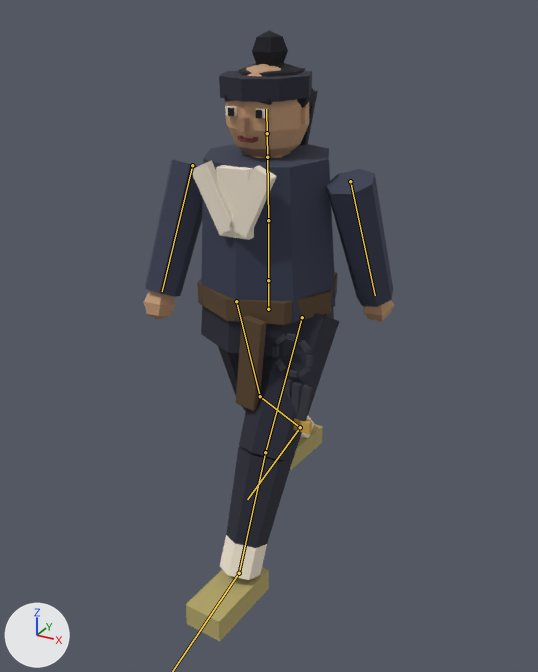
The glTF model unity/Assets/Resources/Models/Npc/npc_N206.glb as it was, and as the next commit left it.
Both versions are drawn from a 50 mm lens placed at (1.11, -2.015, 1.863), pointed at (0.018, -0.031, 0.871). Every picture has the same lights, and +X, +Y and +Z are marked at lower left. The picture after the commit comes second. Both versions are drawn at frame 14 of the action 'Walk'; the numbers are the values there. The bones that change, and the others that lie on the model, are drawn over the model as lines.

Objects in the first picture: 'npc_N206_part0', 'npc_N206_part1', 'npc_N206_part10', 'npc_N206_part11', 'npc_N206_part2', 'npc_N206_part3', 'npc_N206_part4', 'npc_N206_part5', 'npc_N206_part6', 'npc_N206_part7', 'npc_N206_part8', 'npc_N206_part9'.
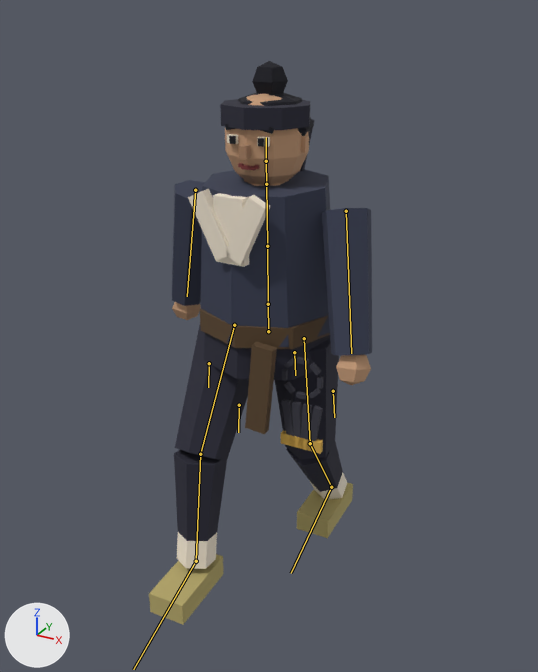
Where the change shows, as pixel boxes [x1, y1, x2, y2] in the pictures (538 x 672 px):
```json
{"object": "npc_N206_part4", "change": "posed", "before": [145, 144, 393, 322], "after": [172, 169, 372, 355], "on screen": "19% narrower"}
{"object": "npc_N206_part0", "change": "posed", "before": [201, 68, 339, 548], "after": [174, 97, 343, 541], "on screen": "22% wider, 7% shorter"}
{"object": "npc_N206_part1", "change": "posed", "before": [190, 106, 314, 580], "after": [177, 134, 347, 569], "on screen": "37% wider, 8% shorter"}
{"object": "npc_N206_part5", "change": "posed", "before": [144, 64, 394, 322], "after": [172, 94, 371, 385], "on screen": "20% narrower, 13% taller"}
{"object": "npc_N206_part3", "change": "posed", "before": [197, 272, 338, 411], "after": [200, 309, 330, 434]}
{"object": "npc_N206_part2", "change": "posed", "before": [186, 424, 323, 641], "after": [149, 483, 353, 625], "on screen": "49% wider, 34% shorter"}
{"object": "npc_N206_part7", "change": "posed", "before": [224, 30, 316, 109], "after": [225, 61, 314, 136]}
{"object": "npc_N206_part11", "change": "posed", "before": [272, 333, 313, 421], "after": [282, 357, 324, 441]}
{"object": "npc_N206_part10", "change": "posed", "before": [293, 418, 312, 435], "after": [281, 430, 323, 454]}
{"object": "npc_N206_part6", "change": "posed", "before": [228, 108, 262, 118], "after": [229, 136, 264, 147]}
{"bone": "Hips", "before": "(268, 309) to (268, 280)", "after": "(268, 331) to (268, 304)"}
{"bone": "Spine", "before": "(268, 280) to (268, 220)", "after": "(268, 304) to (267, 246)"}
{"bone": "Chest", "before": "(268, 220) to (267, 157)", "after": "(267, 246) to (266, 184)"}
{"bone": "Head", "before": "(267, 133) to (266, 109)", "after": "(266, 161) to (266, 137)"}
{"bone": "UpperArm.L", "before": "(350, 181) to (375, 295)", "after": "(346, 211) to (351, 353)"}
{"bone": "UpperArm.R", "before": "(192, 165) to (162, 291)", "after": "(195, 190) to (187, 296)"}
{"bone": "UpperLeg.L", "before": "(302, 317) to (265, 452)", "after": "(304, 338) to (310, 443)"}
{"bone": "LowerLeg.L", "before": "(265, 452) to (239, 573)", "after": "(310, 443) to (331, 487)"}
{"bone": "UpperLeg.R", "before": "(236, 301) to (260, 396)", "after": "(234, 325) to (200, 454)"}
{"bone": "LowerLeg.R", "before": "(260, 396) to (300, 427)", "after": "(200, 454) to (196, 561)"}
{"bone": "Foot.R", "before": "(300, 427) to (247, 499)", "after": "(196, 561) to (133, 669)"}
```

Scene script edits in JSON lines:
```json
{"block": "bone_hips", "where": "bone_hips = bpy.data.objects['Armature'].pose.bones['Hips']  # child of 'Root'"}
{"op": "set", "path": "bone_hips.location", "old": "(0.0, 0.001, 0.0)", "new": "(0.0, -0.08, 0.0)"}
{"op": "set", "path": "bone_hips.rotation_quaternion", "old": "(0.999, 0.0, -0.043, 0.0)", "new": "(1.0, 0.007, 0.022, 0.0)", "note": "degrees (0, -5, 0) -> degrees (1, 3, 0)"}
{"block": "bone_spine", "where": "bone_spine = bpy.data.objects['Armature'].pose.bones['Spine']  # child of 'Hips'"}
{"op": "set", "path": "bone_spine.rotation_quaternion", "old": "(1.0, 0.0, 0.0, 0.0)", "new": "(1.0, 0.003, -0.014, 0.0)", "note": "degrees (0, 0, 0) -> degrees (0, -2, 0)"}
{"block": "bone_chest", "where": "bone_chest = bpy.data.objects['Armature'].pose.bones['Chest']  # child of 'Spine'"}
{"op": "set", "path": "bone_chest.rotation_quaternion", "old": "(0.998, 0.017, 0.06, -0.001)", "new": "(1.0, 0.007, -0.021, 0.0)", "note": "degrees (2, 7, 0) -> degrees (1, -2, 0)"}
{"block": "bone_head", "where": "bone_head = bpy.data.objects['Armature'].pose.bones['Head']  # child of 'Neck'"}
{"op": "set", "path": "bone_head.rotation_quaternion", "old": "(1.0, 0.0, -0.026, 0.0)", "new": "(0.999, -0.017, 0.031, 0.001)", "note": "degrees (0, -3, 0) -> degrees (-2, 4, 0)"}
{"block": "bone_upperarm_l", "where": "bone_upperarm_l = bpy.data.objects['Armature'].pose.bones['UpperArm.L']  # child of 'Chest'"}
{"op": "set", "path": "bone_upperarm_l.rotation_quaternion", "old": "(0.988, 0.152, 0.018, 0.018)", "new": "(0.986, -0.153, -0.011, -0.071)", "note": "degrees (17, 2, 2) -> degrees (-18, -2, -8)"}
{"block": "bone_upperarm_r", "where": "bone_upperarm_r = bpy.data.objects['Armature'].pose.bones['UpperArm.R']  # child of 'Chest'"}
{"op": "set", "path": "bone_upperarm_r.rotation_quaternion", "old": "(-0.982, 0.184, -0.022, -0.022)", "new": "(-0.998, -0.052, 0.003, -0.046)", "note": "degrees (-21, 3, 2) -> degrees (6, -1, 5)"}
{"block": "bone_upperleg_l", "where": "bone_upperleg_l = bpy.data.objects['Armature'].pose.bones['UpperLeg.L']  # child of 'Hips'"}
{"op": "set", "path": "bone_upperleg_l.rotation_quaternion", "old": "(0.97, -0.242, 0.0, 0.0)", "new": "(0.997, 0.077, 0.0, 0.0)", "note": "degrees (-28, 0, 0) -> degrees (9, 0, 0)"}
{"block": "bone_lowerleg_l", "where": "bone_lowerleg_l = bpy.data.objects['Armature'].pose.bones['LowerLeg.L']  # child of 'UpperLeg.L'"}
{"op": "set", "path": "bone_lowerleg_l.rotation_quaternion", "old": "(0.999, 0.048, 0.0, 0.0)", "new": "(0.976, 0.218, 0.0, 0.0)", "note": "degrees (5, 0, 0) -> degrees (25, 0, 0)"}
{"block": "bone_foot_l", "where": "bone_foot_l = bpy.data.objects['Armature'].pose.bones['Foot.L']  # child of 'LowerLeg.L'"}
{"op": "set", "path": "bone_foot_l.rotation_quaternion", "old": "(0.98, 0.2, 0.0, 0.0)", "new": "(0.954, -0.3, 0.0, 0.0)", "note": "degrees (23, 0, 0) -> degrees (-35, 0, 0)"}
{"block": "bone_upperleg_r", "where": "bone_upperleg_r = bpy.data.objects['Armature'].pose.bones['UpperLeg.R']  # child of 'Hips'"}
{"op": "set", "path": "bone_upperleg_r.rotation_quaternion", "old": "(-0.988, -0.154, 0.0, 0.0)", "new": "(-0.955, 0.296, 0.0, 0.0)", "note": "degrees (18, 0, 0) -> degrees (-34, 0, 0)"}
{"block": "bone_lowerleg_r", "where": "bone_lowerleg_r = bpy.data.objects['Armature'].pose.bones['LowerLeg.R']  # child of 'UpperLeg.R'"}
{"op": "set", "path": "bone_lowerleg_r.rotation_quaternion", "old": "(0.968, 0.25, 0.0, 0.0)", "new": "(0.976, 0.218, 0.0, 0.0)", "note": "degrees (29, 0, 0) -> degrees (25, 0, 0)"}
{"block": "bone_foot_r", "where": "bone_foot_r = bpy.data.objects['Armature'].pose.bones['Foot.R']  # child of 'LowerLeg.R'"}
{"op": "set", "path": "bone_foot_r.rotation_quaternion", "old": "(0.917, -0.398, 0.0, 0.0)", "new": "(0.997, 0.074, 0.0, 0.0)", "note": "degrees (-47, 0, 0) -> degrees (8, 0, 0)"}
```
